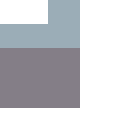
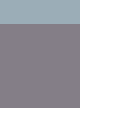
Layer changes from the first 128px x 128px image to the second:
painted on "Cubicle" over [0, 0, 80, 48]
